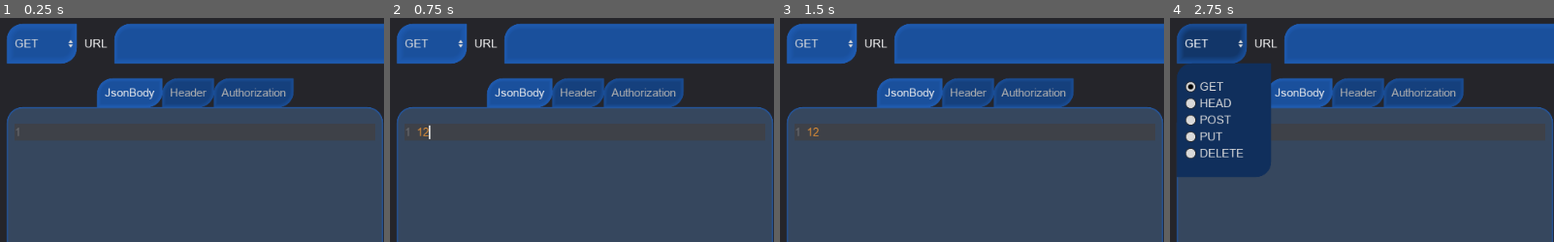
Above: before the commit, frames 1-4 (left to right).
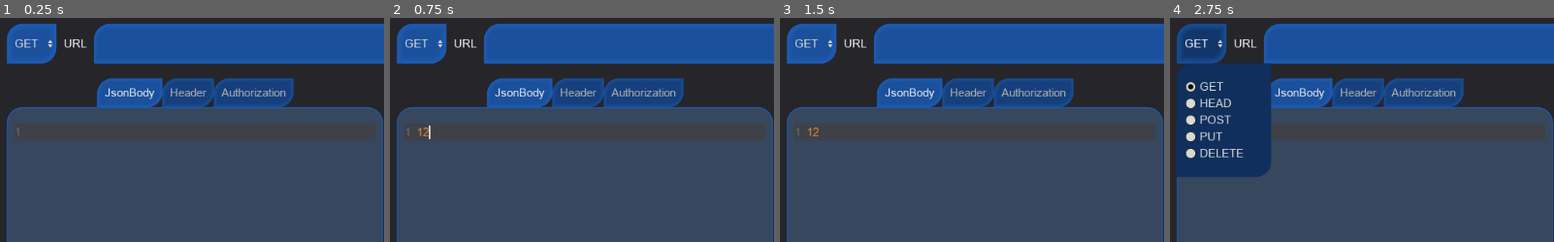
Above: after the commit, the same moments.

Repository: Zucke/RequestMake
Game: Godot game, scene res://RequestMaker.tscn
Same seed, same stepped clock (60 frames per second), same inputs: the game is played once before the commit and once after it.
Inputs (mouse positions are % of the whole screen's width and height, from its top left):
- Up to frame 1 (0.25 s): no input
- Up to frame 2 (0.75 s): click (25, 59) at 0.52 s; type "12" at 0.6 s
- Up to frame 3 (1.5 s): click "Connect" at 1.25 s
- Up to frame 4 (2.75 s): click "GET" at 2 s
The pictures show only the part of the screen within x 0-50%, y 0-50%; the shares and areas given below are measured in that part.

The runs differ from the first frame. In frame 1, 2.1% of the frame differs, in the area x 11-34%, y 2-21%; in frame 2, 2.1%; in frame 3, 2.1%; in frame 4, 2.2%.

Commit message:
url history added and link enter key with send button when url field focus

Diff:
--- a/RequestMaker.gd
+++ b/RequestMaker.gd
@@ -1,17 +1,20 @@
 extends Node
-onready var url = $UI/Panel/MarginContainer/VBoxContainer/HBoxContainer/Url
+onready var url = $UI/Panel/MarginContainer/VBoxContainer/HBoxContainer/URLHistory/Url
+onready var url_history = $UI/Panel/MarginContainer/VBoxContainer/HBoxContainer/URLHistory
 onready var method = $UI/Panel/MarginContainer/VBoxContainer/HBoxContainer/Method
 onready var json_body = $UI/Panel/MarginContainer/VBoxContainer/HBoxContainer2/VBoxContainer2/JsonBody
 onready var header = $UI/Panel/MarginContainer/VBoxContainer/HBoxContainer2/VBoxContainer2/Header
 onready var authorization = $UI/Panel/MarginContainer/VBoxContainer/HBoxContainer2/VBoxContainer2/Authorization
 onready var request_info = $UI/Panel/MarginContainer/VBoxContainer/HBoxContainer2/VBoxContainer/RequestInfo
 onready var send_socket_button = $UI/Panel/MarginContainer/VBoxContainer/HBoxContainer2/VBoxContainer2/JsonBody/SendToSockeyButton
+onready var send_button = $UI/Panel/MarginContainer/VBoxContainer/HBoxContainer/SendButton
 onready var use_websockets = $UI/Panel/MarginContainer/VBoxContainer/HBoxContainer/Websocket
 onready var connection_message = $UI/Panel/MarginContainer/VBoxContainer/HBoxContainer2/VBoxContainer/RequestInfo/ConectingMessage
 
 var last_body_text = ""
 var saved_request_info = {
     url="",
+    url_history = [],
     method=0,
     json_body="",
     header="",
@@ -99,6 +102,8 @@
 
     saved_request_info.method = method.get_selected_id()
     saved_request_info.header =  header.text
+    if not saved_request_info.url in saved_request_info.url_history:
+        saved_request_info.url_history.append(saved_request_info.url)
     saved_request_info.url = url.text
     saved_request_info.autorization = authorization.text
     save_last_request()
@@ -180,3 +185,31 @@
     var result = JSON.parse(json_body.text)
     result.result
     return JSON.print(result.result)
+
+
+
+func _on_Url_text_entered(new_text):
+    send_button.grab_focus()
+    send_button.emit_signal("pressed")
+
+
+func _on_Url_text_changed(new_text):
+    var pop = url_history.get_popup()
+    var show_pop = false
+    pop.clear()
+    if not pop.is_connected("id_pressed", self, "_on_pop_id_pressed"):
+        pop.connect("id_pressed", self, "_on_pop_id_pressed")
+
+    for _url in saved_request_info.url_history:
+        if url.text in _url:
+            show_pop = true
+            pop.add_item(_url)
+
+
+    pop.visible = show_pop
+    pop.rect_size = url.rect_size
+    pop.rect_global_position = url.rect_global_position+Vector2(0, url.rect_size.y)
+
+func _on_pop_id_pressed(id):
+    var pop = url_history.get_popup()
+    url.text = pop.get_item_text(id)
--- a/RequestMaker.tscn
+++ b/RequestMaker.tscn
@@ -193,14 +193,13 @@
 VScrollBar/icons/increment_highlight = null
 VScrollBar/styles/grabber = ExtResource( 12 )
 VScrollBar/styles/grabber_highlight = ExtResource( 15 )
-VScrollBar/styles/grabber_pressed = SubResource( 20 )
+VScrollBar/styles/grabber_pressed = SubResource( 3 )
 VScrollBar/styles/scroll = ExtResource( 13 )
 VScrollBar/styles/scroll_focus = ExtResource( 13 )
 
-[sub_resource type="StyleBoxEmpty" id=19]
-
-[sub_resource type="Animation" id=1]
-resource_name = "conn"
+[sub_resource type="StyleBoxEmpty" id=7]
+
+[sub_resource type="Animation" id=8]
 length = 1.2
 loop = true
 tracks/0/type = "value"
@@ -262,7 +261,7 @@
 custom_constants/separation = 10
 
 [node name="Method" type="OptionButton" parent="UI/Panel/MarginContainer/VBoxContainer/HBoxContainer"]
-margin_right = 92.0
+margin_right = 65.0
 margin_bottom = 52.0
 size_flags_horizontal = 3
 size_flags_vertical = 3
@@ -271,25 +270,38 @@
 selected = 0
 
 [node name="Label" type="Label" parent="UI/Panel/MarginContainer/VBoxContainer/HBoxContainer"]
-margin_left = 102.0
+margin_left = 75.0
 margin_top = 17.0
-margin_right = 132.0
+margin_right = 105.0
 margin_bottom = 35.0
 text = "URL"
 align = 1
 valign = 1
 
-[node name="Url" type="LineEdit" parent="UI/Panel/MarginContainer/VBoxContainer/HBoxContainer"]
-margin_left = 142.0
-margin_right = 602.0
-margin_bottom = 52.0
+[node name="URLHistory" type="MenuButton" parent="UI/Panel/MarginContainer/VBoxContainer/HBoxContainer"]
+margin_left = 115.0
+margin_right = 603.0
+margin_bottom = 52.0
+size_flags_horizontal = 3
+size_flags_vertical = 3
+size_flags_stretch_ratio = 8.0
+__meta__ = {
+"_edit_use_anchors_": false
+}
+
+[node name="Url" type="LineEdit" parent="UI/Panel/MarginContainer/VBoxContainer/HBoxContainer/URLHistory"]
+anchor_right = 1.0
+anchor_bottom = 1.0
 size_flags_horizontal = 3
 size_flags_vertical = 3
 size_flags_stretch_ratio = 5.0
+__meta__ = {
+"_edit_use_anchors_": false
+}
 
 [node name="SendButton" type="Button" parent="UI/Panel/MarginContainer/VBoxContainer/HBoxContainer"]
-margin_left = 612.0
-margin_right = 687.0
+margin_left = 613.0
+margin_right = 688.0
 margin_bottom = 52.0
 size_flags_horizontal = 3
 size_flags_vertical = 3
@@ -297,8 +309,8 @@
 text = "Connect"
 
 [node name="OpenInBrowser" type="Button" parent="UI/Panel/MarginContainer/VBoxContainer/HBoxContainer"]
-margin_left = 697.0
-margin_right = 825.0
+margin_left = 698.0
+margin_right = 826.0
 margin_bottom = 52.0
 size_flags_horizontal = 3
 size_flags_vertical = 3
@@ -306,11 +318,11 @@
 text = "Open in browser"
 
 [node name="Websocket" type="CheckButton" parent="UI/Panel/MarginContainer/VBoxContainer/HBoxContainer"]
-margin_left = 835.0
-margin_right = 995.0
+margin_left = 836.0
+margin_right = 996.0
 margin_bottom = 52.0
 custom_styles/hover = ExtResource( 11 )
-custom_styles/focus = SubResource( 19 )
+custom_styles/focus = SubResource( 7 )
 custom_styles/disabled = ExtResource( 11 )
 custom_styles/normal = ExtResource( 11 )
 custom_colors/font_color_disabled = Color( 0.360784, 0.00784314, 0.00784314, 1 )
@@ -433,9 +445,11 @@
 
 [node name="AnimationPlayer" type="AnimationPlayer" parent="UI/Panel/MarginContainer/VBoxContainer/HBoxContainer2/VBoxContainer/RequestInfo/ConectingMessage"]
 autoplay = "conn"
-anims/conn = SubResource( 1 )
+anims/conn = SubResource( 8 )
 
 [node name="HTTPRequest" type="HTTPRequest" parent="."]
+[connection signal="text_changed" from="UI/Panel/MarginContainer/VBoxContainer/HBoxContainer/URLHistory/Url" to="." method="_on_Url_text_changed"]
+[connection signal="text_entered" from="UI/Panel/MarginContainer/VBoxContainer/HBoxContainer/URLHistory/Url" to="." method="_on_Url_text_entered"]
 [connection signal="pressed" from="UI/Panel/MarginContainer/VBoxContainer/HBoxContainer/SendButton" to="." method="_on_SendButton_pressed"]
 [connection signal="pressed" from="UI/Panel/MarginContainer/VBoxContainer/HBoxContainer/OpenInBrowser" to="." method="_on_OpenInBrowser_pressed"]
 [connection signal="pressed" from="UI/Panel/MarginContainer/VBoxContainer/HBoxContainer2/VBoxContainer2/JsonBody/SendToSockeyButton" to="." method="_on_SendToSockeyButton_pressed"]
Not shown: 7 places in RequestMaker.tscn that only renumber resources
